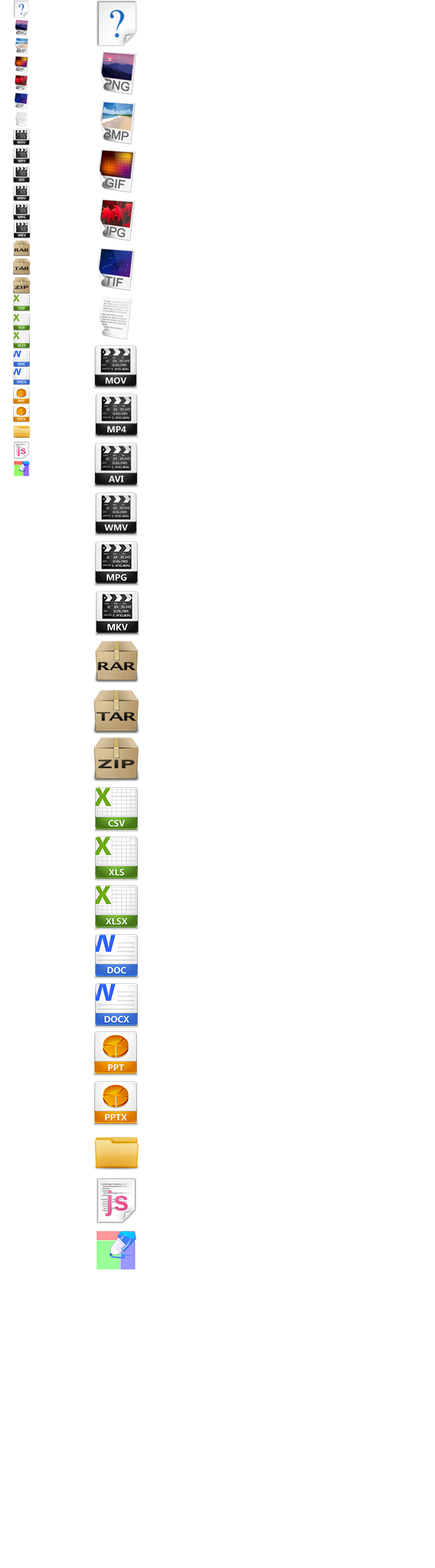
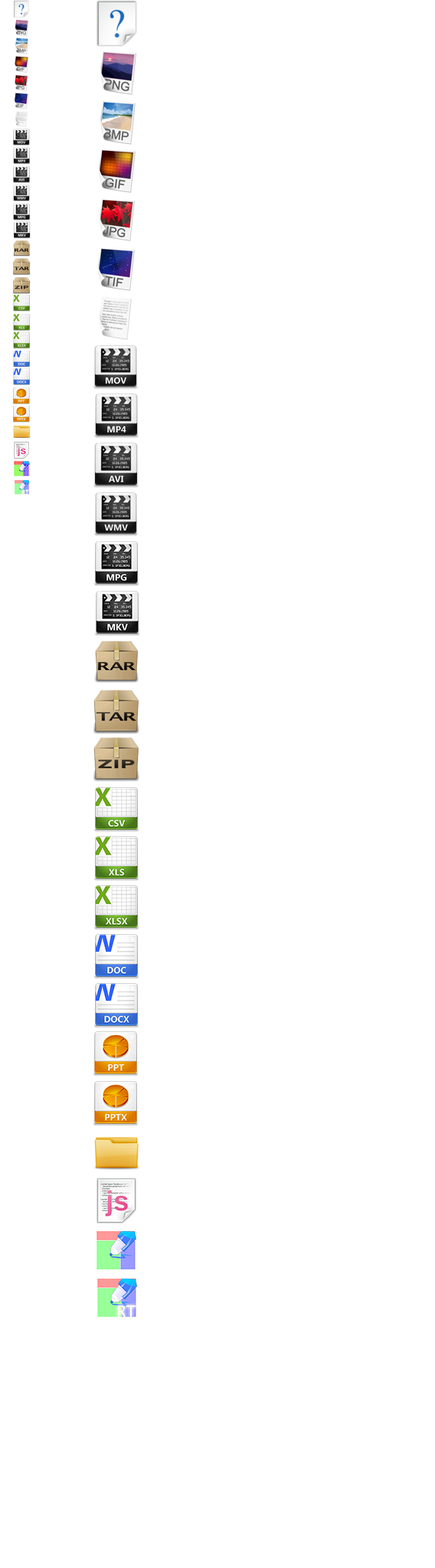
Comparing the layer stacks of the two 435 x 1568 images. Changes:
added layer "screen-real" in group "icon" over [left=97, top=1278, right=138, bottom=1320]
added layer "screen-real 拷贝" in group "icon" over [left=14, top=480, right=30, bottom=495]
